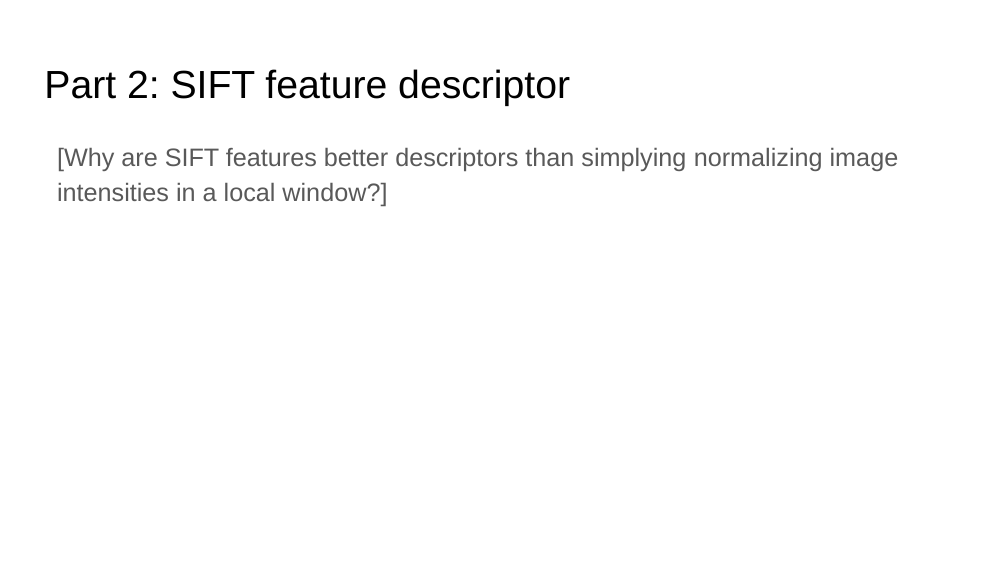
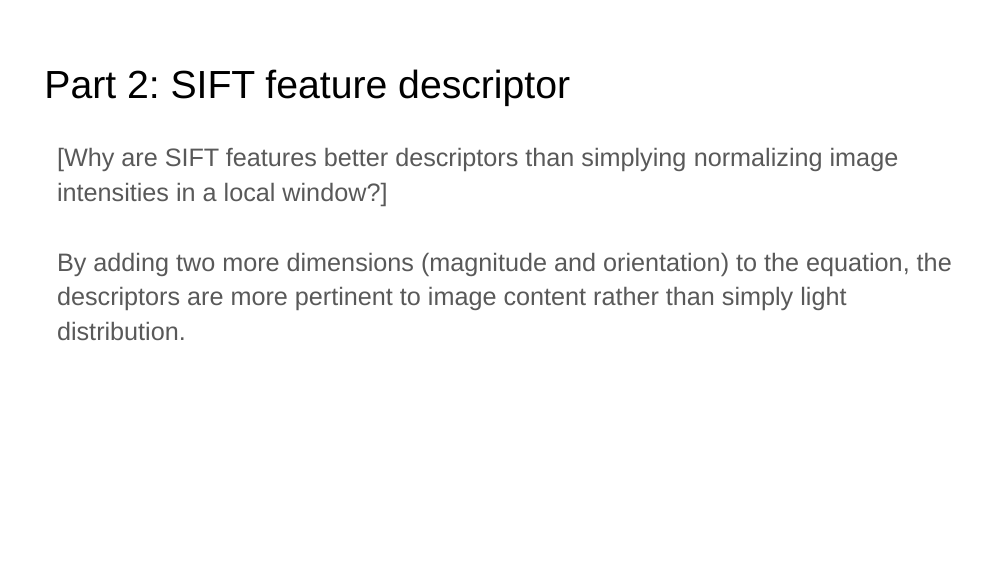
Before and after one commit to AaronLopes/vision-projs, a slide deck: slide 11 of cv_proj4_release/cv_proj4_template.pptx. Drawn at 1008x567 pixels with LibreOffice and Linux fonts; fonts in the diff are those of the drawing. Boxes give left, top, right and bottom in pixels: in the first picture for what was removed or moved away, otherwise in the second. Text is boxed around its words. In the diff, an @@ line names an element or a change of style, - is before the commit and + after.

```diff
--- a/cv_proj4_release/cv_proj4_template.pptx
+++ b/cv_proj4_release/cv_proj4_template.pptx
@@ text at [57, 252, 952, 340]: paragraph added @@
+By adding two more dimensions (magnitude and orientation) to the equation, the descriptors are more pertinent to image content rather than simply light distribution.
```
Also in this commit, not shown: 8 other slides changed, 8 other files.
